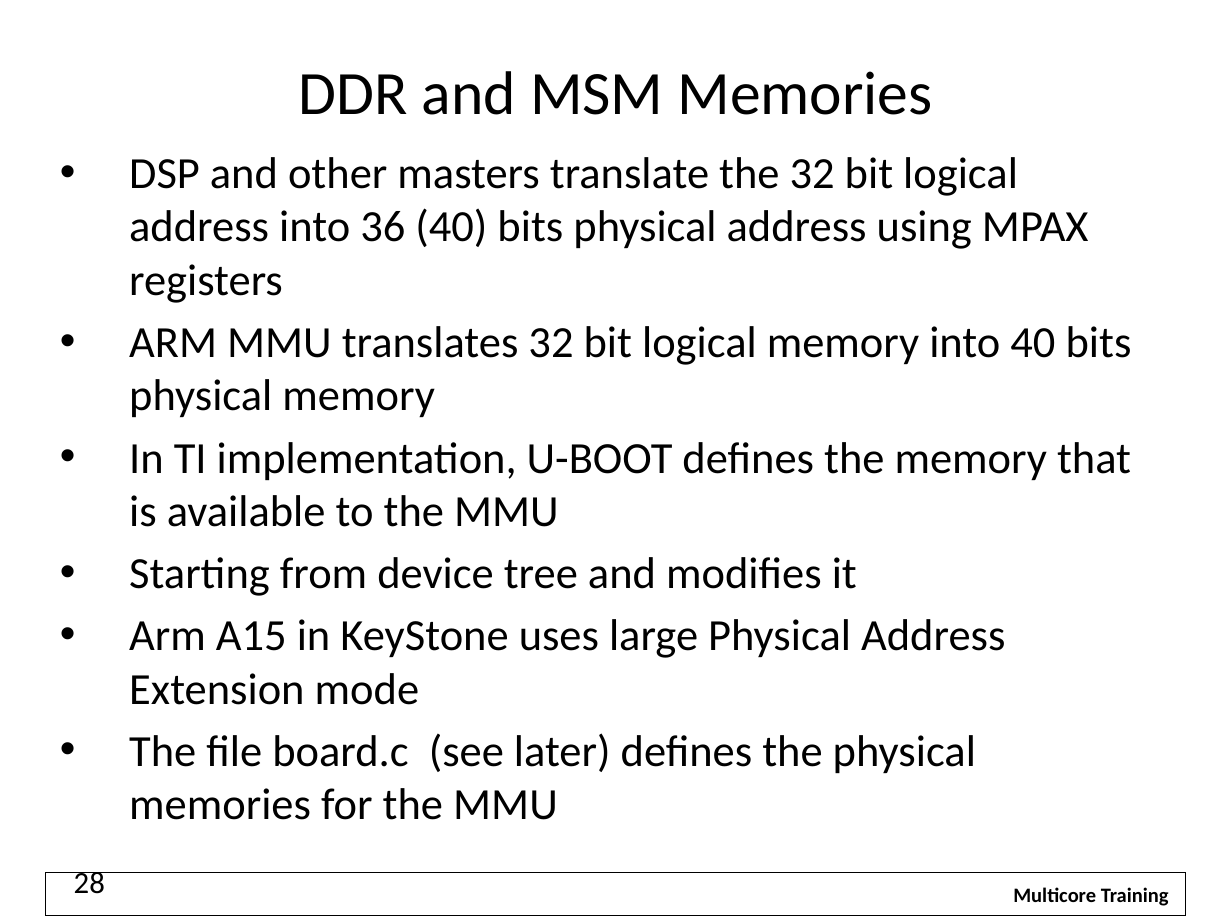
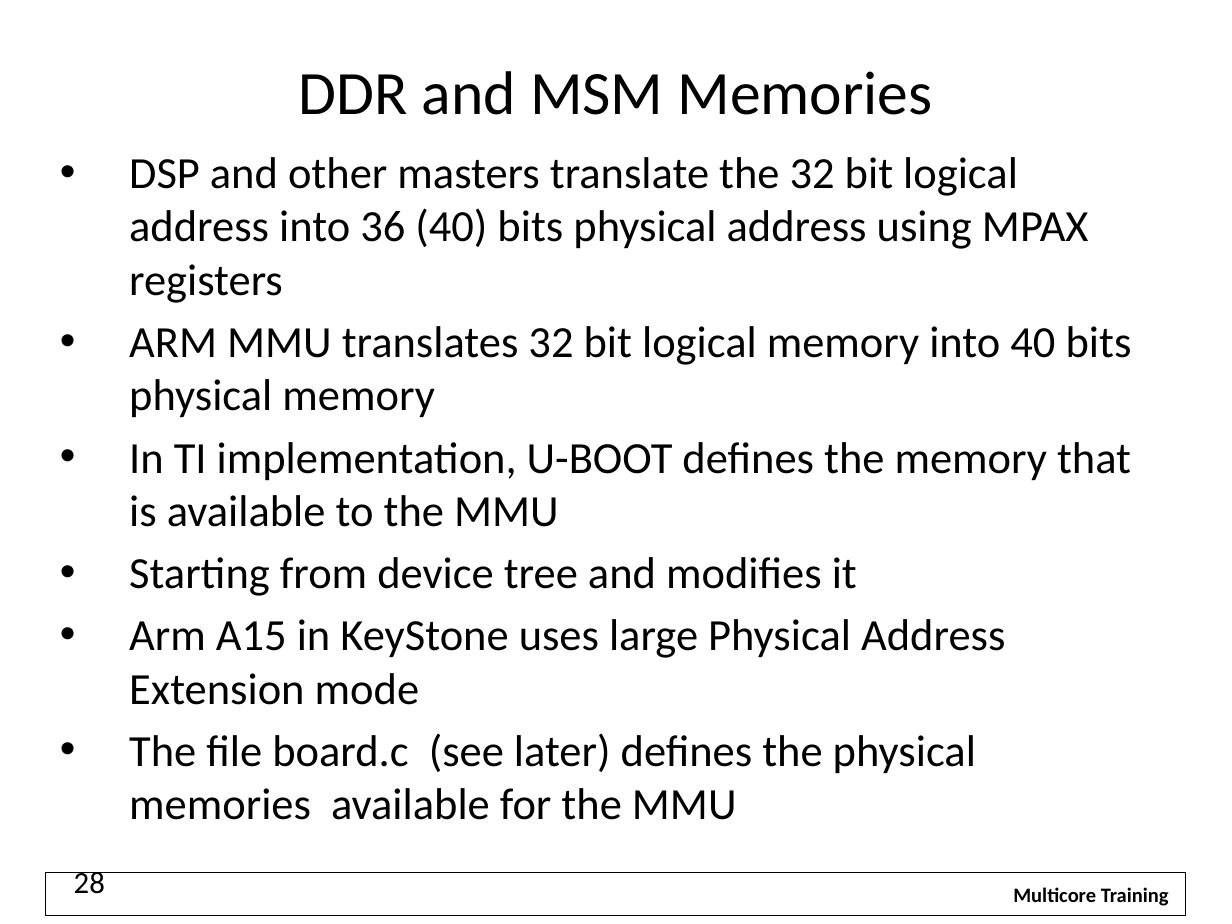
Before and after one commit to hari1989/keystone-workshop, a slide deck: slide 28 of preliminary/Working/presentations/KeyStoneArmDspWorkingTogether.pptx. Drawn at 1232x924 pixels with LibreOffice and Linux fonts; fonts in the diff are those of the drawing; background and template pictures are left out. Boxes give left, top, right and bottom in pixels: in the first picture for what was removed or moved away, otherwise in the second. Text is boxed around its words. In the diff, an @@ line names an element or a change of style, - is before the commit and + after.

```diff
--- a/preliminary/Working/presentations/KeyStoneArmDspWorkingTogether.pptx
+++ b/preliminary/Working/presentations/KeyStoneArmDspWorkingTogether.pptx
@@ subtitle at (129,733,976,820): text changed @@
-• The file board.c (see later) defines the physical memories for the MMU
+• The file board.c (see later) defines the physical memories available for the MMU
```
Also in this commit, not shown: 20 other slides changed, 8 slides added, 2 slides removed.
